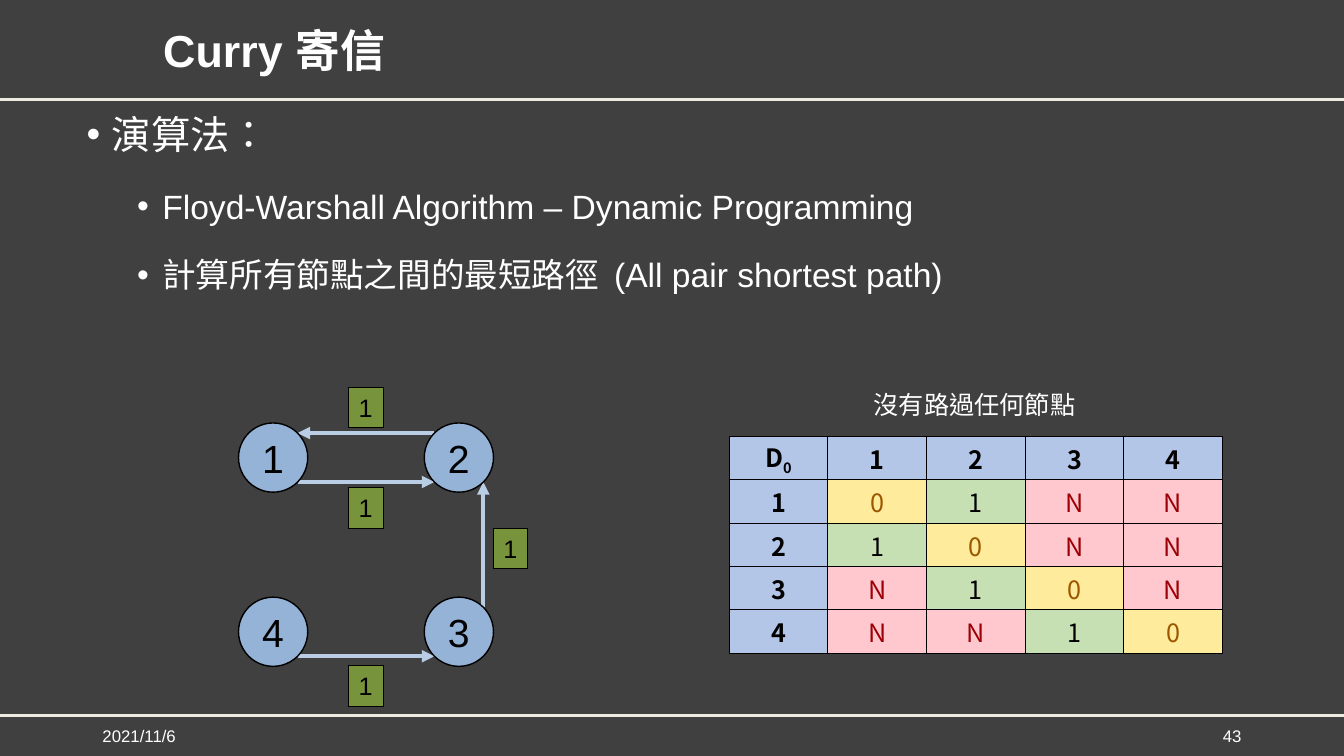
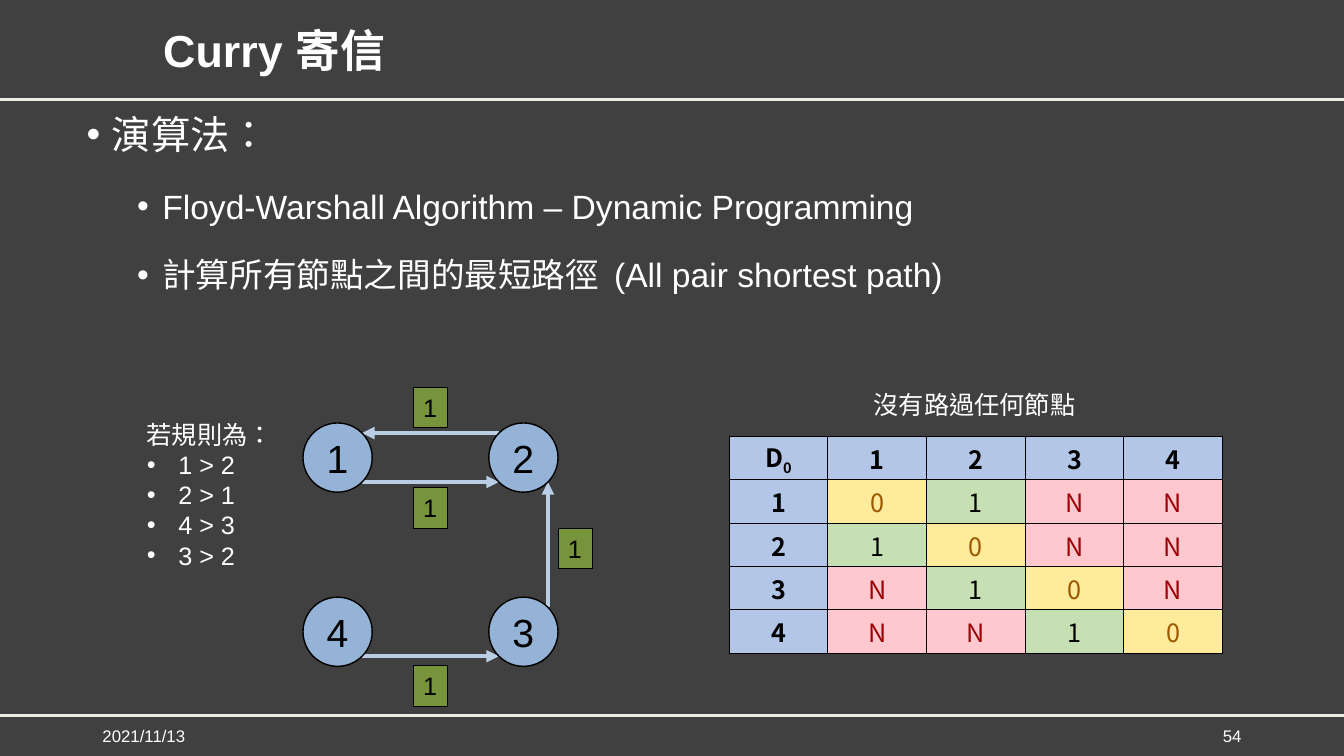
Before and after one commit to YuCheng21/nkust-genetic-algorithm, a slide deck: slide 54 of mid_project/GA_Mid_Report.pptx (slide 43 before the commit). Drawn at 1344x756 pixels with LibreOffice and Linux fonts; fonts in the diff are those of the drawing; background and template pictures are left out. Boxes give left, top, right and bottom in pixels: in the first picture for what was removed or moved away, otherwise in the second. Text is boxed around its words. In the diff, an @@ line names an element or a change of style, - is before the commit and + after.

```diff
--- a/mid_project/GA_Mid_Report.pptx
+++ b/mid_project/GA_Mid_Report.pptx
@@ text added at (147, 423, 273, 566), 18 pt, text #FFFFFF @@
+若規則為：
+• 1 > 2
+• 2 > 1
+• 4 > 3
+• 3 > 2
@@ 4 ellipses, 4 rectangles, 4 arrows: place and size @@
-4 ellipses, 4 rectangles, 4 arrows at (239, 387, 528, 706)
+4 ellipses, 4 rectangles, 4 arrows at (303, 387, 593, 706)
@@ text at (102, 730, 185, 742): text changed @@
-2021/11/6
+2021/11/13
@@ page number at (1223, 730, 1242, 742): text changed @@
-43
+54
```
Also in this commit, not shown: 45 other slides changed, 9 slides added.
